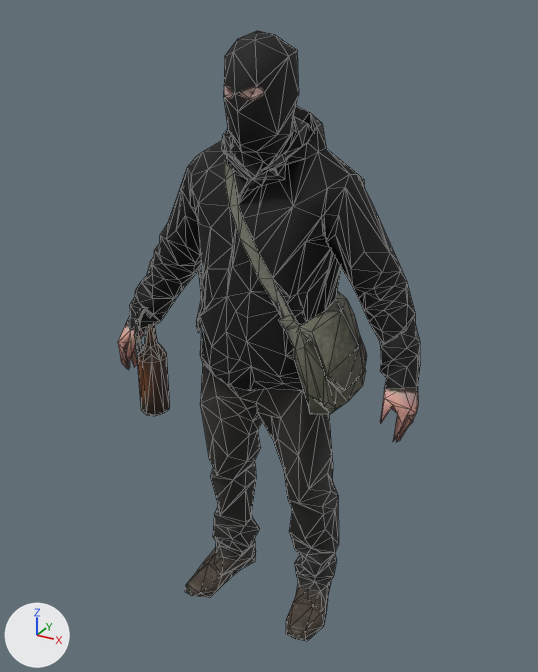
Two versions of the glTF model models/partisan.glb, one commit apart.
Camera for both pictures: a 50 mm camera at (0.983, -1.78, 1.85) aimed at (-0.007, 0.021, 0.95). The axes (+X, +Y, +Z) are drawn at lower left. The lights are the same throughout. The older version comes first. Mesh edges are drawn as thin lines. Vertices at exactly the same position are counted once.

Names of what the first picture shows: 'partisan'.
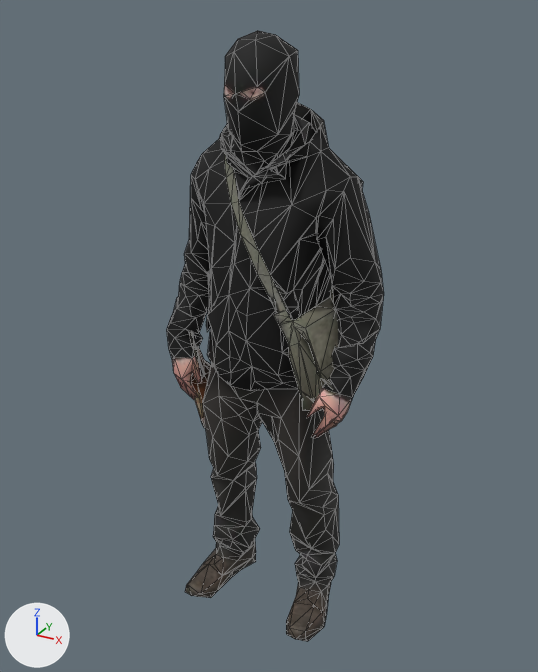
The change, as a diff of the scene's bpy script:
```diff
--- a/models/partisan.glb.py
+++ b/models/partisan.glb.py
@@ me_mesh_0_001 @@
 # used by ob_partisan; location = (0.0, 0.0, 0.0)
-me_mesh_0_001.from_pydata(...)  # 985 vertices, 2000 faces; spans x -0.49..0.49, y -0.19..0.19, z 0.0..1.8
+me_mesh_0_001.from_pydata(...)  # 985 vertices, 2000 faces; spans x -0.33..0.33, y -0.19..0.19, z 0.0..1.8
+# me_mesh_0_001 part 1: the loose piece of 40 vertices spanning x -0.42..-0.4, y -0.11..-0.03, z 0.85..1.0 is multiplied about its middle by the matrix ((0.638, -0.763, -0.1), (0.735, 0.643, -0.217), (0.23, 0.065, 0.971)), then moved by (0.19, 0.02, -0.04)
+# me_mesh_0_001 part 2: the loose piece of 66 vertices spanning x -0.45..-0.36, y -0.09..0.01, z 0.62..0.97 is multiplied about its middle by the matrix ((0.638, -0.763, -0.1), (0.735, 0.643, -0.217), (0.23, 0.065, 0.971)), then moved by (0.18, 0.04, -0.04)
+# me_mesh_0_001 part 3: 501 of 985 vertices moved; they spanned x -0.49..0.49, y -0.18..0.19, z 0.73..1.62 and now span x -0.33..0.33, y -0.18..0.19, z 0.73..1.63; mean shift (0.0, 0.0, -0.01); largest move (-0.47, -0.12, 0.81) -> (-0.22, -0.11, 0.75)
 me_mesh_0_001.materials.append(mat_baked)
```

Changed parts and their boxes (x1, y1, x2, y2) in the pictures (538 x 672 px; the box of a moved part takes in the faces that stretch with it):
'partisan', reshaped (28% narrower): before (118, 30, 420, 641); after (167, 30, 384, 642)
part 1 of me_mesh_0_001, moved or reshaped: before (134, 307, 146, 354); after (189, 331, 205, 377)
part 2 of me_mesh_0_001, moved or reshaped: before (137, 325, 170, 416); after (190, 348, 211, 429)
part 3 of me_mesh_0_001, moved or reshaped: before (118, 105, 420, 489); after (167, 102, 384, 490)
